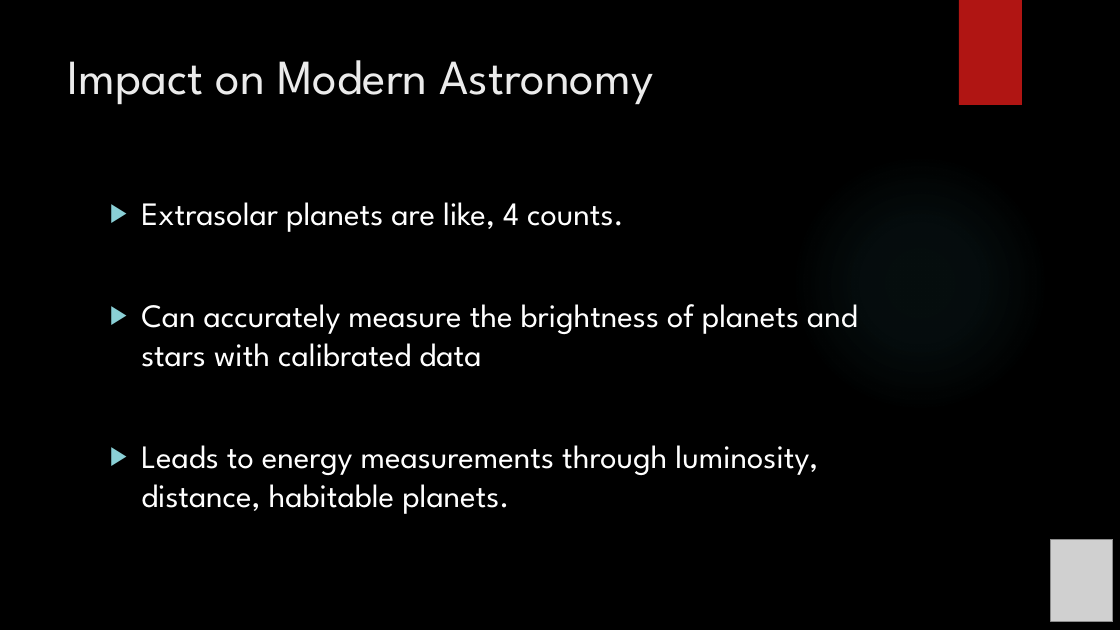
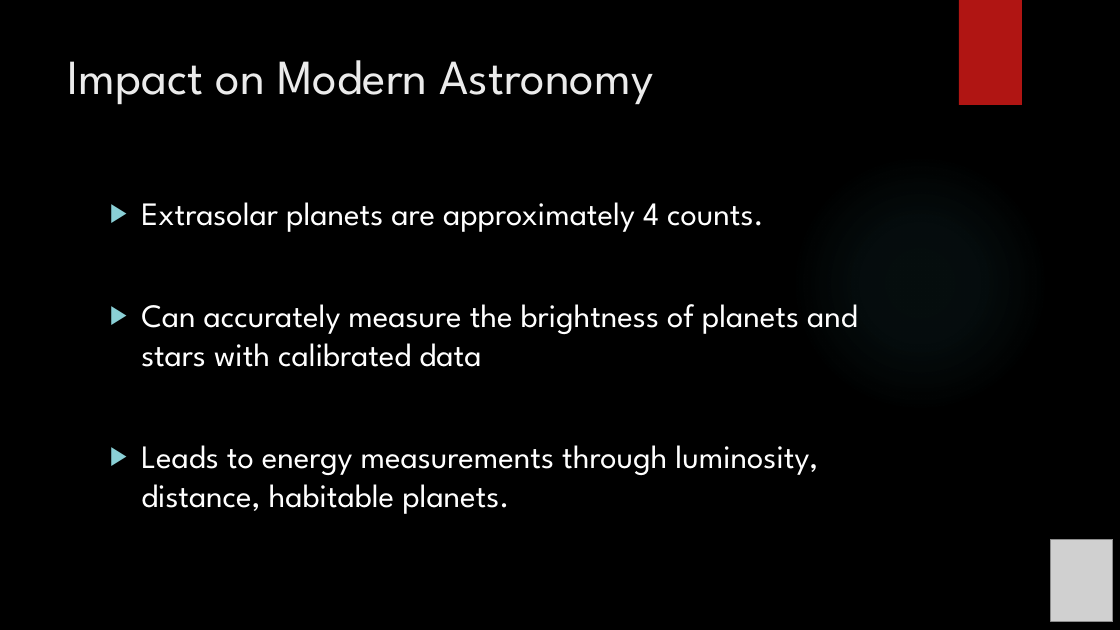
Before and after one commit to exoworlds/clio2016-2017, a slide deck: slide 10 of notes/symposium_presentation.pptx. Drawn at 1120x630 pixels with LibreOffice and Linux fonts; fonts in the diff are those of the drawing; grey boxes stand for pictures; background and template pictures are left out. Boxes give left, top, right and bottom in pixels: in the first picture for what was removed or moved away, otherwise in the second. Text is boxed around its words. In the diff, an @@ line names an element or a change of style, - is before the commit and + after.

```diff
--- a/notes/symposium_presentation.pptx
+++ b/notes/symposium_presentation.pptx
@@ text at [141, 202, 764, 232]: text changed @@
-▶ Extrasolar planets are like, 4 counts.
+▶ Extrasolar planets are approximately 4 counts.
```
Also in this commit, not shown: 4 other slides changed.
